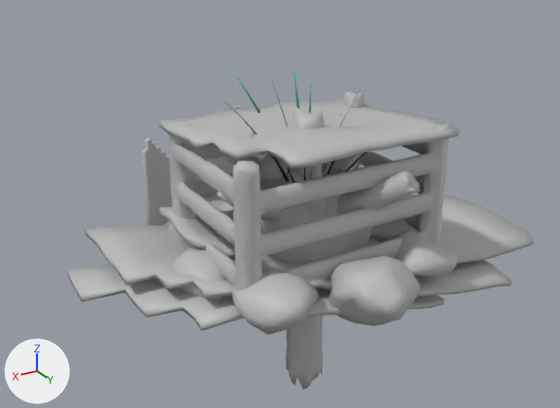
An edit to the Blender file art/out/props2/bc_props.blend, drawn before and after from the same camera.
The view is the same before and after, from a 50 mm lens placed at (1.62, 2.49, 1.51), pointed at (0.07, -0.09, 0.22). The lights are fixed; the arrows at lower left show +X, +Y and +Z. The first picture is the older version.

In view in the first picture: 'Bulbs', 'Campfire_Scrap', 'Campfire_Stones', 'Campfire_Wood', 'Crate_Lid', 'Crate_Wood', 'Debris_1', 'Debris_2', 'Debris_3', 'Fiber', 'Pack', 'Stalkwood' and 1 more.
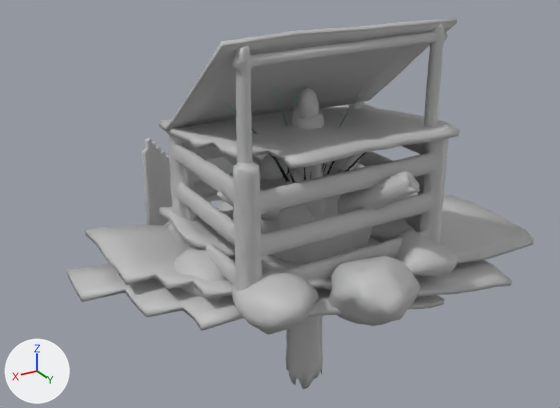
Boxes [x1, y1, x2, y2] around the edits, measured in the pictures (560 x 408 px):
```json
{"object": "Solar_Panel", "change": "added", "after": [165, 18, 457, 132]}
{"object": "Solar_Frame", "change": "added", "after": [178, 23, 448, 231]}
{"object": "Flare", "change": "added", "after": [297, 88, 319, 119]}
```

Edits to the scene script, one JSON object a line:
```json
{"op": "add", "block": "mat_solar_panel_001", "code": ["mat_solar_panel_001 = principled_material('Solar_Panel.001')", "mat_solar_panel_001.base_color = (0.5, 0.5, 0.5)  # grey #bcbcbc"]}
{"op": "add", "block": "mat_solar_frame_001", "code": ["mat_solar_frame_001 = principled_material('Solar_Frame.001')", "mat_solar_frame_001.base_color = (0.5, 0.5, 0.5)  # grey #bcbcbc"]}
{"op": "add", "block": "mat_flare_001", "code": ["mat_flare_001 = principled_material('Flare.001')", "mat_flare_001.base_color = (0.5, 0.5, 0.5)  # grey #bcbcbc"]}
{"op": "add", "block": "me_solar_panel", "code": ["me_solar_panel = bpy.data.meshes.new('Solar_Panel')", "me_solar_panel.from_pydata(...)  # 602 vertices, 731 faces; spans x -0.5..0.5, y -0.269..0.272, z 0.55..1.013", "me_solar_panel.polygons.foreach_set('use_smooth', [True] * 731)", "me_solar_panel.materials.append(mat_solar_panel_001)  # grey #bcbcbc"]}
{"op": "add", "block": "me_solar_frame", "code": ["me_solar_frame = bpy.data.meshes.new('Solar_Frame')", "me_solar_frame.from_pydata(...)  # 1404 vertices, 2764 faces; spans x -0.46..0.46, y -0.279..0.281, z -0.015..0.987", "me_solar_frame.polygons.foreach_set('use_smooth', [True] * 2764)", "me_solar_frame.materials.append(mat_solar_frame_001)  # grey #bcbcbc"]}
{"op": "add", "block": "me_flare", "code": ["me_flare = bpy.data.meshes.new('Flare')", "me_flare.from_pydata(...)  # 501 vertices, 993 faces; spans x -0.046..0.043, y -0.045..0.047, z -0.017..0.73", "me_flare.polygons.foreach_set('use_smooth', [True] * 993)", "me_flare.materials.append(mat_flare_001)  # grey #bcbcbc"]}
{"op": "add", "block": "ob_solar_panel", "code": ["ob_solar_panel = bpy.data.objects.new('Solar_Panel', me_solar_panel)", "ob_solar_panel.location = (0.0, 0.0, 0.0)"]}
{"op": "add", "block": "ob_solar_frame", "code": ["ob_solar_frame = bpy.data.objects.new('Solar_Frame', me_solar_frame)", "ob_solar_frame.location = (0.0, 0.0, 0.0)"]}
{"op": "add", "block": "ob_flare", "code": ["ob_flare = bpy.data.objects.new('Flare', me_flare)", "ob_flare.location = (0.0, 0.0, 0.0)"]}
```
